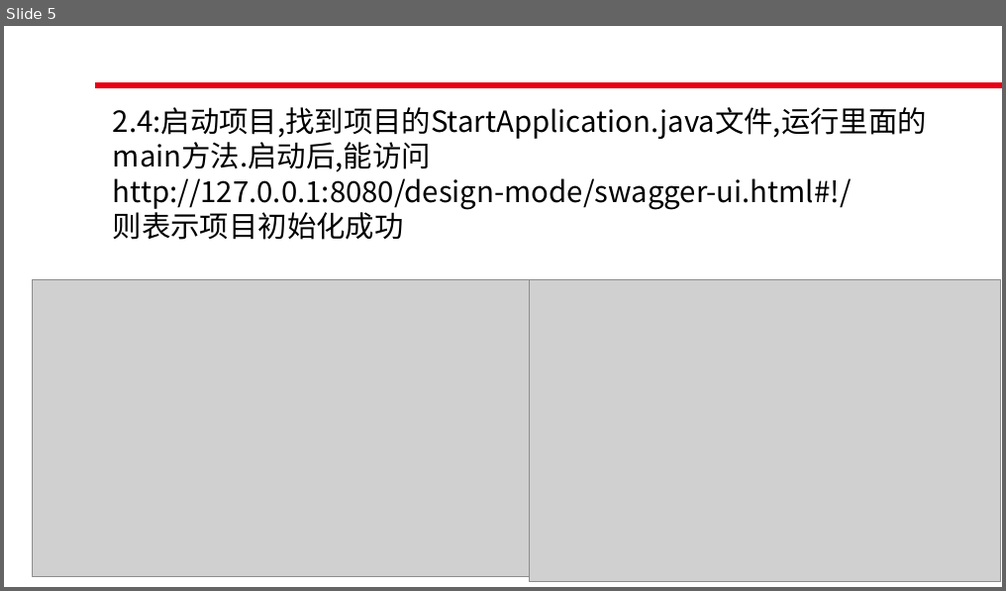
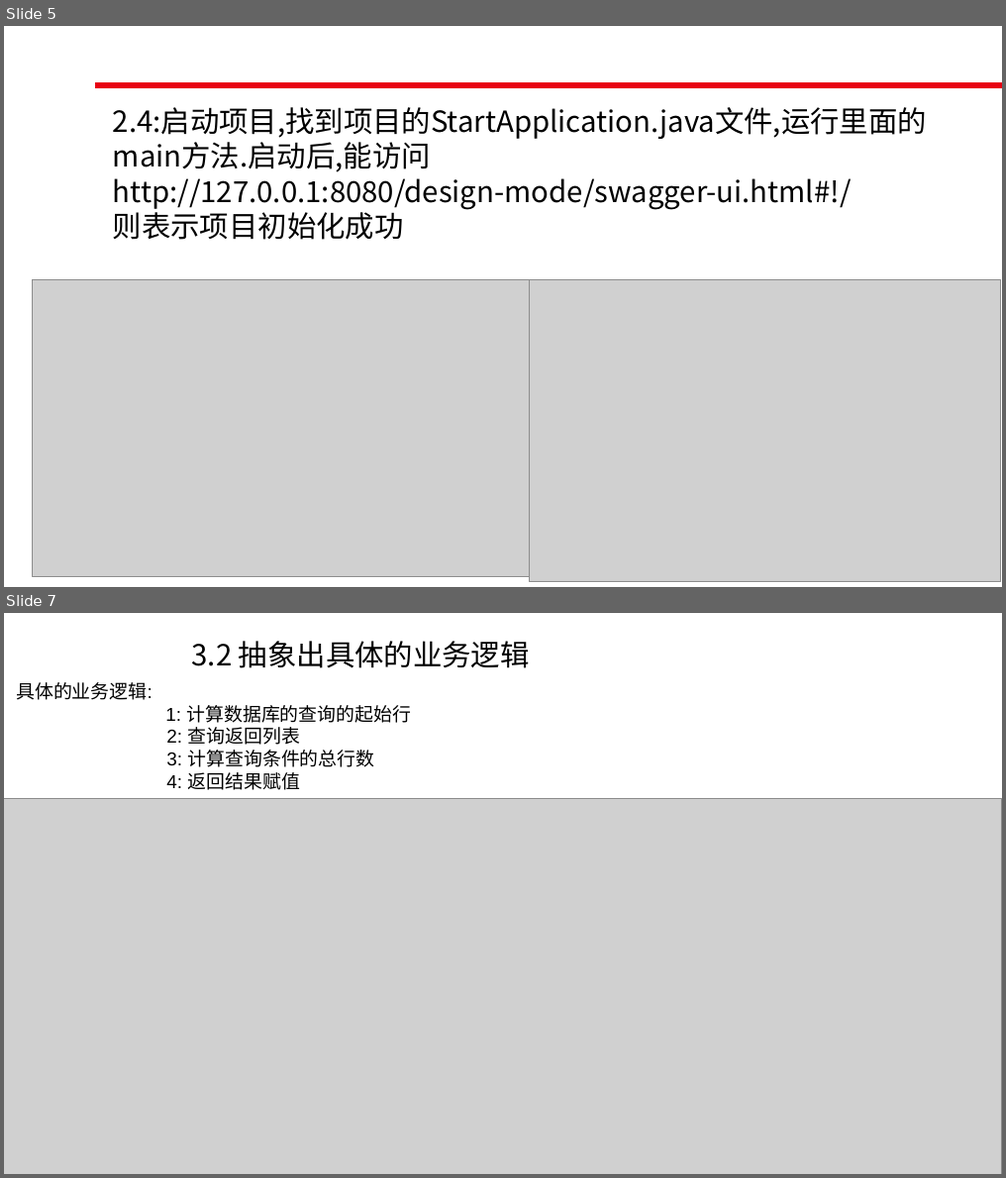
Before and after one commit to roet80736/JAVADesignMode, a slide deck: JAVA设计模式初级入门.pptx. Shown one above the other, each under a label of ours: slide 5 before the commit, slides 5 and 7 after it; the slides between them are not shown. The pictures are 1006x591 and 1006x1178 pixels, drawn with LibreOffice and Linux fonts; fonts in the diff are those of the drawing; grey boxes stand for pictures; background and template pictures are left out. Boxes give left, top, right and bottom in pixels: in the first picture for what was removed or moved away, otherwise in the second. Text is boxed around its words. In the diff, an @@ line names an element or a change of style, - is before the commit and + after.

```diff
--- a/JAVA设计模式初级入门.pptx
+++ b/JAVA设计模式初级入门.pptx
@@ slide 7 added at (4,613,1002,1174), background picture (left out) @@
@@ text added at (192,641,530,668), 28 pt, text #000000 @@
+3.2 抽象出具体的业务逻辑
@@ text added at (16,682,411,790), 18 pt, text #000000 @@
+具体的业务逻辑:
+1: 计算数据库的查询的起始行
+2: 查询返回列表
+3: 计算查询条件的总行数
+4: 返回结果赋值
@@ picture added at (4,799,1002,1174) @@
```
Also in this commit, not shown: 9 other slides added, 7 slides removed, 10 other files.
